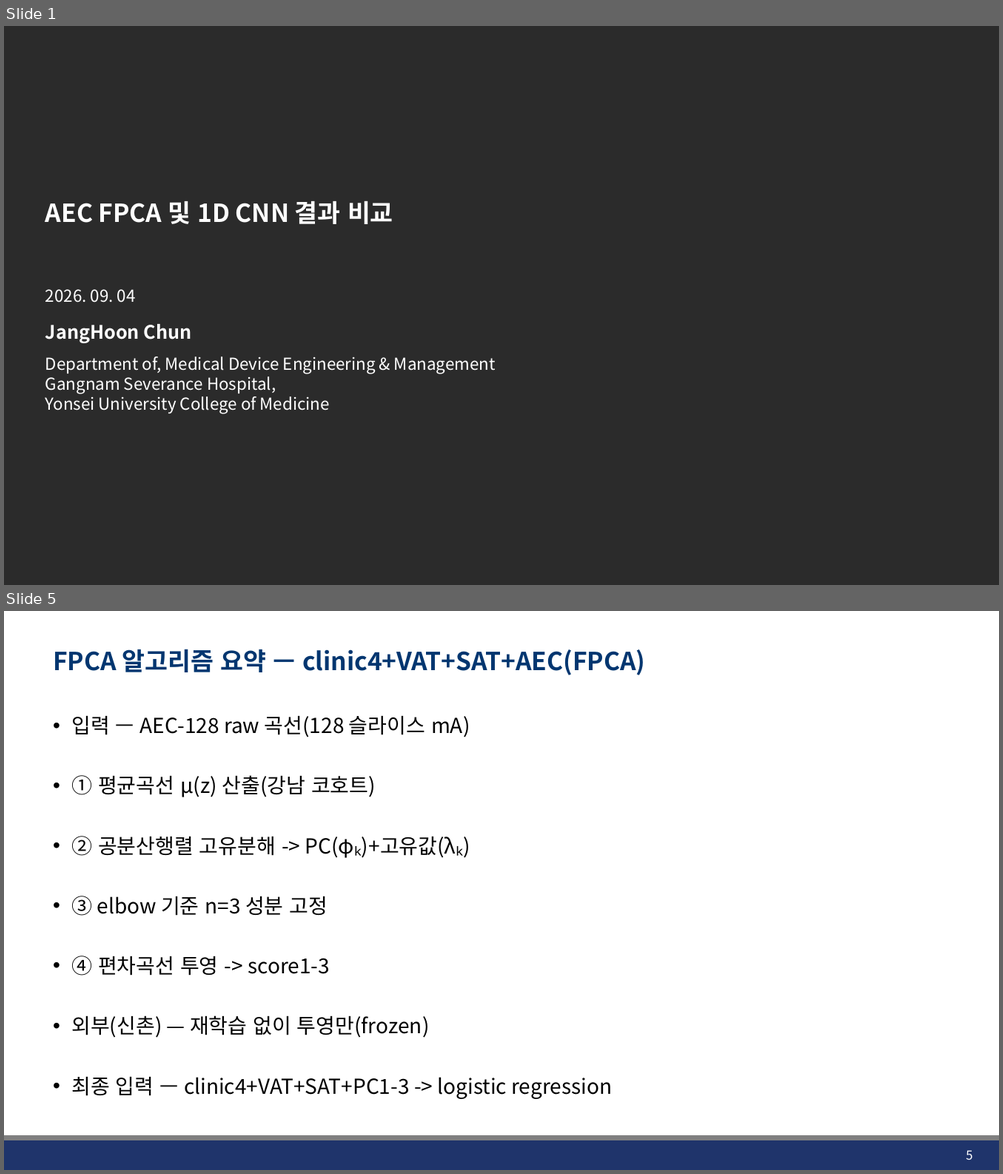
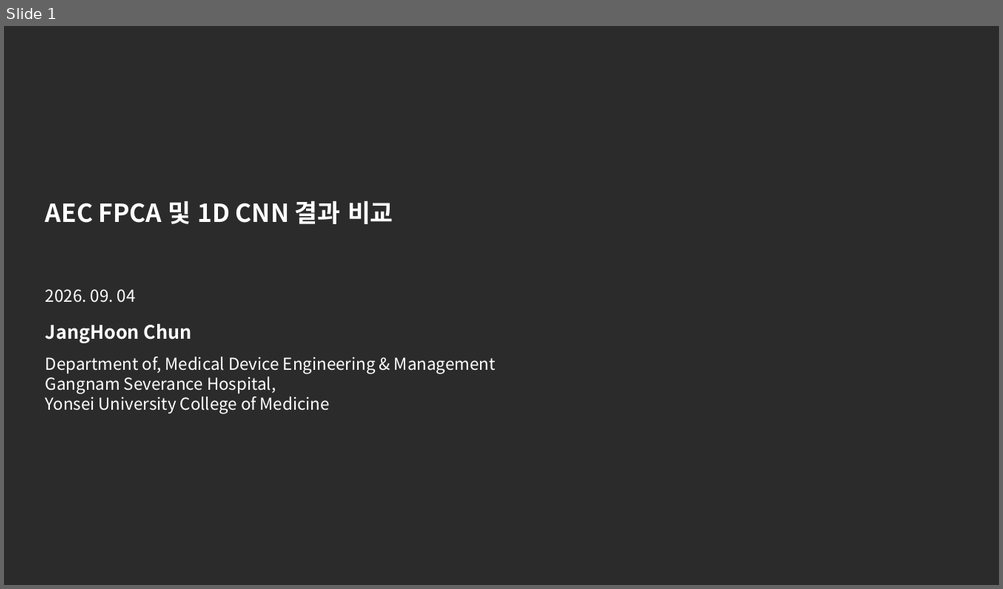
Before and after one commit to JHWannabe/Clinical_Study, a slide deck: docs/260904_AEC FPCA 및 1D CNN 결과 비교.pptx. Shown one above the other, each under a label of ours: slides 1 and 5 before the commit, slide 1 after it; the slides between them are not shown. The pictures are 1003x1174 and 1003x589 pixels, drawn with LibreOffice and Linux fonts; fonts in the diff are those of the drawing; background and template pictures are left out; a plain dark background stands for a picture behind light text. Boxes give left, top, right and bottom in pixels: in the first picture for what was removed or moved away, otherwise in the second. Text is boxed around its words. In the diff, an @@ line names an element or a change of style, - is before the commit and + after.

```diff
--- a/docs/260904_AEC FPCA 및 1D CNN 결과 비교.pptx
+++ b/docs/260904_AEC FPCA 및 1D CNN 결과 비교.pptx
@@ slide 5 removed at <box>4,611,999,1170</box>, background #FFFFFF @@
@@ title removed at <box>53,649,646,675</box> @@
-FPCA 알고리즘 요약 — clinic4+VAT+SAT+AEC(FPCA)
@@ text removed at <box>71,715,612,1099</box> @@
-• 입력 — AEC-128 raw 곡선(128 슬라이스 mA)
-• ① 평균곡선 μ(z) 산출(강남 코호트)
-• ② 공분산행렬 고유분해 -> PC(φₖ)+고유값(λₖ)
-• ③ elbow 기준 n=3 성분 고정
-• ④ 편차곡선 투영 -> score1-3
-• 외부(신촌) — 재학습 없이 투영만(frozen)
-• 최종 입력 — clinic4+VAT+SAT+PC1-3 -> logistic regression
@@ rectangle removed at <box>4,1141,999,1170</box> @@
@@ line removed from (4, 1139) to (999, 1139) @@
@@ page number removed at <box>965,1150,972,1161</box> @@
-5
```
Also in this commit, not shown: 3 slides changed, 4 slides added, 12 other slides removed, 15 other files.
